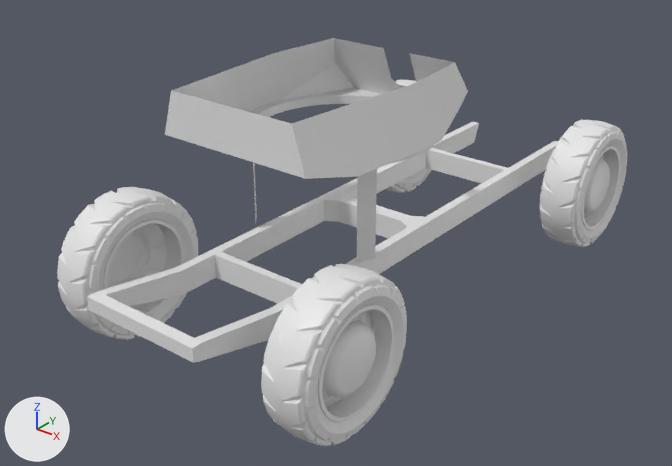
What one commit did to the Blender file Swedish Armored Reconnaissance/armoured car - Deconstruct.blend.
The view is the same before and after, from a 50 mm camera at (6.43, -8.92, 6.02) aimed at (-0.12, -0.73, 0.95). The axes (+X, +Y, +Z) are drawn at lower left. The lights are the same throughout. The same objects are shown in both versions, whatever each file hides.

Before the edit, the objects in view are built like this:
```python
me_cube_003 = bpy.data.meshes.new('Cube.003')
me_cube_003.from_pydata(...)  # 68 vertices, 66 faces; spans x -0.39..0.0, y -2.05..1.76, z 0.35..0.58
me_cube_005 = bpy.data.meshes.new('Cube.005')
me_cube_005.from_pydata(...)  # 109 vertices, 54 faces; spans x -0.6..0.6, y -0.95..0.6, z -0.63..0.35
me_cube_005.polygons.foreach_set('use_smooth', [True] * 54)
# before: 5 (-0.06, 0.6, 0.0), 6 (-0.06, 0.45, 0.35) at pixel (383, 47), 8 (-0.5, 0.53, 0.17) at pixel (334, 62), 48 (-0.02, 0.55, 0.11) at pixel (397, 84), 49 (-0.06, 0.54, 0.14) at pixel (391, 78)
# before: 55 (0.13, 0.6, 0.0), 56 (0.13, 0.45, 0.35) at pixel (409, 53), 58 (0.5, 0.53, 0.17) at pixel (467, 91), 98 (0.03, 0.6, 0.0), 106 (0.03, 0.55, 0.11) at pixel (404, 85)
# before: 107 (0.09, 0.55, 0.11), 108 (0.13, 0.54, 0.14) at pixel (416, 83)
me_cylinder_000 = bpy.data.meshes.new('Cylinder.000')
me_cylinder_000.from_pydata(...)  # 1440 vertices, 1073 faces; spans x -0.93..-0.63, y -0.45..0.45, z -0.45..0.45
me_cylinder_000.polygons.foreach_set('use_smooth', [True] * 1073)
ob_chassis = bpy.data.objects.new('Chassis', me_cube_003)
ob_chassis.location = (0.0, 0.1, 0.1)
ob_chassis.scale = (2.0, 2.0, 2.0)
_m = ob_chassis.modifiers.new('Mirror', 'MIRROR')
ob_turret_armour = bpy.data.objects.new('Turret Armour', me_cube_005)
ob_turret_armour.location = (0.0, -0.7, 2.4)
ob_turret_armour.scale = (2.0, 2.0, 2.0)
ob_wheel__front = bpy.data.objects.new('Wheel (Front)', me_cylinder_000)
ob_wheel__front.location = (0.0, 2.8, 0.9)
ob_wheel__front.scale = (2.0, 2.0, 2.0)
_m = ob_wheel__front.modifiers.new('Mirror', 'MIRROR')
# also in view: 'Wheel (Front).001' at (0.0, -2.8, 0.9)
```
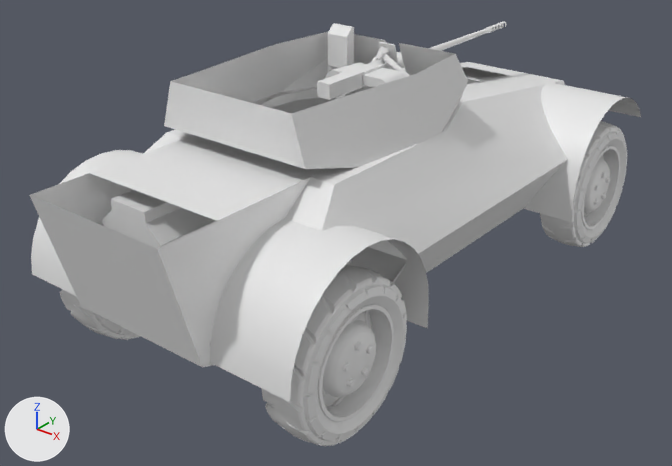
The change, as a list of edits to the scene's bpy script:
```text
Change me_cube_005:
    where me_cube_005.from_pydata(...)  # 109 vertices, 54 faces; spans x -0.6..0.6, y -0.95..0.6, z -0.63..0.35
    used by ob_turret_armour; location = (0.0, -0.7, 2.4); scale = (2.0, 2.0, 2.0)
    verts and faces of me_cube_005; kept vertices keep their numbers, new ones are numbered from 109
    me_cube_005 part 1: the loose piece of 4 vertices spanning x -0.46..-0.39, y -0.39..-0.31, z -0.63..-0.01 is deleted
    me_cube_005 part 2: the loose piece of 4 vertices spanning x 0.39..0.46, y -0.39..-0.31, z -0.63..-0.01 is deleted
    me_cube_005 part 3
    add for i in [5, 6, 48, 49]: verts[i] += (0.01, 0.0, 0.0)
    add for i in [55, 56, 107, 108]: verts[i] += (-0.08, 0.0, 0.0)
    add verts[8] = (-0.5, 0.52, 0.18)  # moved
    add verts[58] = (0.5, 0.52, 0.18)  # moved, pixel (468, 80)
    add verts[98] = (0.0, 0.6, 0.0)  # moved
    add verts[106] = (0.0, 0.55, 0.11)  # moved
Add me_cube:
    me_cube.from_pydata(...)  # 16 vertices, 8 faces; spans x -0.08..0.07, y -0.02..0.05, z -0.15..0.16
Add me_cylinder_003:
    me_cylinder_003.from_pydata(...)  # 738 vertices, 538 faces; spans x -0.23..0.31, y -0.6..1.43, z -0.25..0.15
    me_cylinder_003.polygons.foreach_set('use_smooth', [True] * 538)
Add me_cube_004:
    me_cube_004.from_pydata(...)  # 232 vertices, 89 faces, 4 loose edges; spans x -0.95..0.95, y -2.2..2.0, z 0.35..1.2
    me_cube_004.polygons.foreach_set('use_smooth', [True] * 89)
Add me_cylinder_002:
    me_cylinder_002.from_pydata(...)  # 590 vertices, 471 faces; spans x -6.0..6.0, y -2.31..1.93, z -2.1..9.29
    me_cylinder_002.polygons.foreach_set('use_smooth', [True] * 471)
Change ob_turret_armour:
    ob_turret_armour.location: (0.0, -0.7, 2.4) -> (0.0, -0.7, 2.5)
Add ob_commander_periscope:
    ob_commander_periscope = bpy.data.objects.new('Commander Periscope', me_cube)
    ob_commander_periscope.location = (-0.64, 0.0, 3.0)
    ob_commander_periscope.scale = (2.0, 2.0, 2.0)
Add ob_gun_20mm:
    ob_gun_20mm = bpy.data.objects.new('Gun 20mm', me_cylinder_003)
    ob_gun_20mm.location = (0.0, 0.1, 2.9)
    ob_gun_20mm.scale = (2.0, 2.0, 2.0)
Add ob_hull__unmirrored:
    ob_hull__unmirrored = bpy.data.objects.new('Hull (Unmirrored)', me_cube_004)
    ob_hull__unmirrored.location = (0.0, 0.0, 0.1)
    ob_hull__unmirrored.scale = (2.0, 2.0, 2.0)
Add ob_drive_system:
    ob_drive_system = bpy.data.objects.new('Drive System', me_cylinder_002)
    ob_drive_system.location = (0.0, 0.0, 1.0)
    ob_drive_system.scale = (0.14, 1.6, 0.14)
```

Boxes [x1, y1, x2, y2] around the edits, measured in the pictures (672 x 466 px; the box of a moved part takes in the faces that stretch with it):
'Hull (Unmirrored)', added
    after: [29, 52, 641, 402]
'Turret Armour', reshaped, moved (38% shorter)
    before: [165, 38, 468, 261]
    after: [164, 31, 468, 169]
'Drive System', added
    after: [101, 190, 216, 248]
'Gun 20mm', added
    after: [317, 21, 507, 100]
'Commander Periscope', added
    after: [328, 23, 354, 72]
part 1 of me_cube_005, deleted
    before: [253, 162, 257, 221]
part 2 of me_cube_005, deleted
    before: [357, 169, 377, 261]
part 3 of me_cube_005, moved or reshaped
    before: [251, 38, 468, 146]
    after: [253, 31, 468, 138]
'Chassis', unchanged, covered by the edit
    before: [87, 122, 558, 363]
    after: [349, 260, 352, 265]
